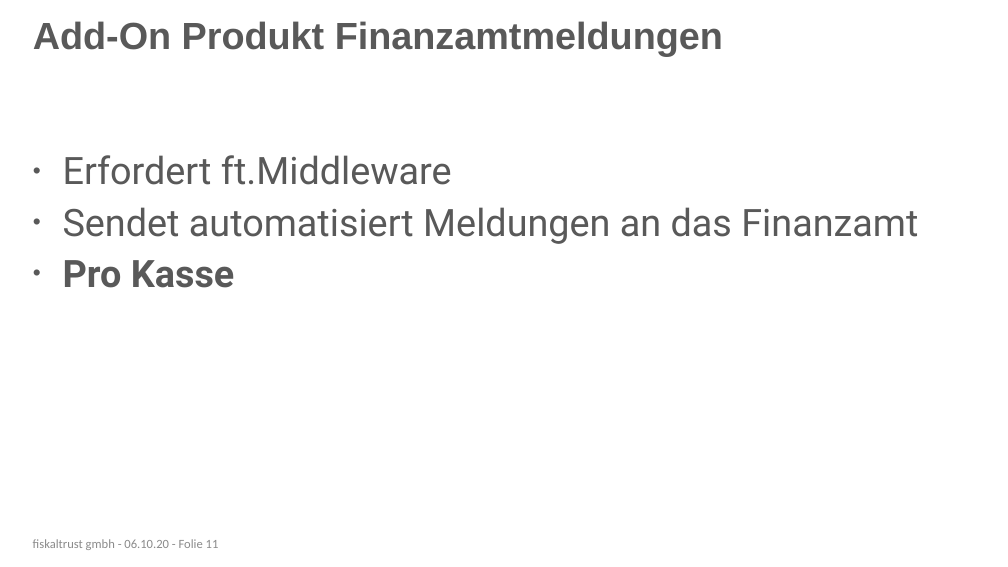
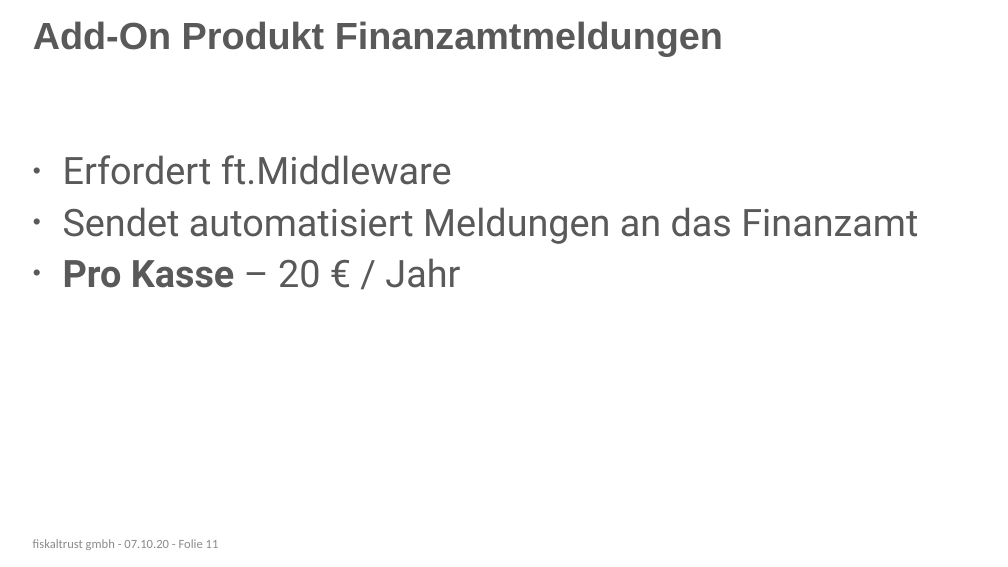
Before and after one commit to fiskaltrust/productdescription-de-doc, a slide deck: slide 11 of for-posdealers/presentation/sales/media/posdealer-sales-rollout.pptx. Drawn at 1008x567 pixels with LibreOffice and Linux fonts; fonts in the diff are those of the drawing; background and template pictures are left out. Boxes give left, top, right and bottom in pixels: in the first picture for what was removed or moved away, otherwise in the second. Text is boxed around its words. In the diff, an @@ line names an element or a change of style, - is before the commit and + after.

```diff
--- a/for-posdealers/presentation/sales/media/posdealer-sales-rollout.pptx
+++ b/for-posdealers/presentation/sales/media/posdealer-sales-rollout.pptx
@@ text at (x1=63, y1=258, x2=460, y2=288): text changed; bold off @@
-• Pro Kasse
+• Pro Kasse – 20 € / Jahr
@@ text at (x1=33, y1=539, x2=219, y2=550): text changed @@
-fiskaltrust gmbh - 06.10.20 - Folie 11
+fiskaltrust gmbh - 07.10.20 - Folie 11
```
Also in this commit, not shown: 5 other slides changed, 6 other files.
